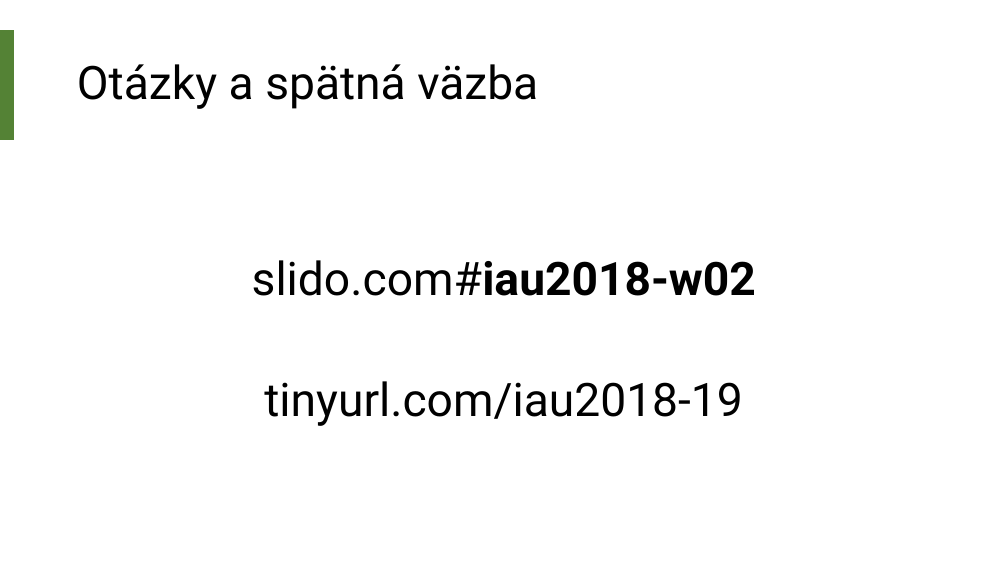
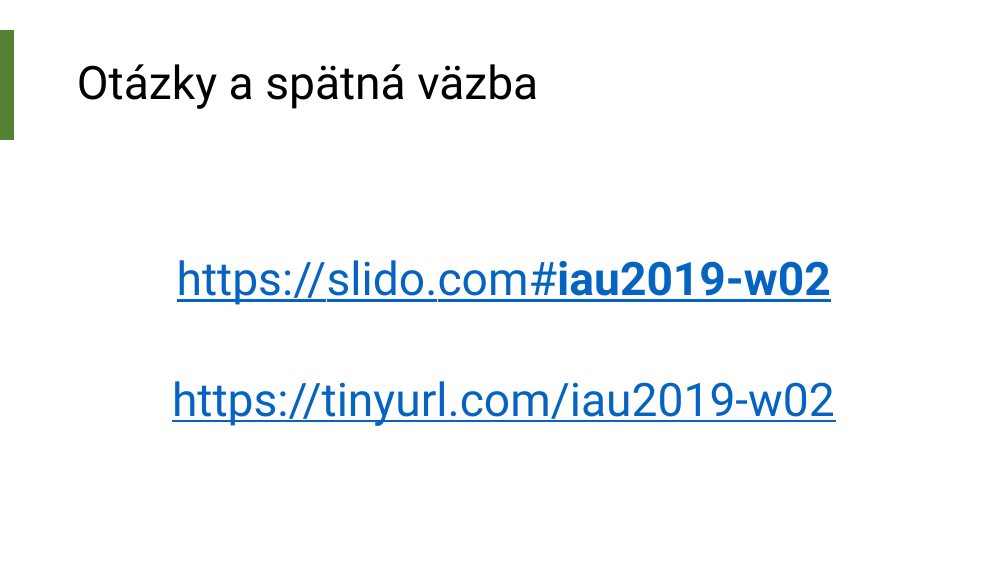
Before and after one commit to robom/IAU-2019-2020, a slide deck: slide 3 of prednasky/02/1_Reprodukovatelny_vyskum.pptx. Drawn at 1008x567 pixels with LibreOffice and Linux fonts; fonts in the diff are those of the drawing. Boxes give left, top, right and bottom in pixels: in the first picture for what was removed or moved away, otherwise in the second. Text is boxed around its words. In the diff, an @@ line names an element or a change of style, - is before the commit and + after.

```diff
--- a/prednasky/02/1_Reprodukovatelny_vyskum.pptx
+++ b/prednasky/02/1_Reprodukovatelny_vyskum.pptx
@@ text at (172, 260, 835, 426): text changed; text colour #000000 to #0563C1 @@
-slido.com#iau2018-w02
-tinyurl.com/iau2018-19
+https://slido.com#iau2019-w02
+https://tinyurl.com/iau2019-w02
```
Also in this commit, not shown: 6 other files.
